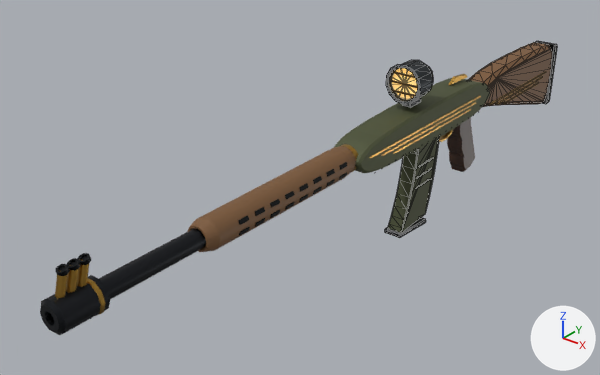
The glTF model examples/diesel-rifle.glb, before and after one commit.
Camera for both pictures: a camera (50 mm lens) standing at (0.605, -1.18, 0.52) and looking at (-0.083, -0.32, -0.013). Lighting does not change. The marker at lower right points along +X, +Y and +Z. The older version comes first. Mesh edges are drawn as thin lines on the coarser meshes. Where no turn or scale is listed for an object, it has been applied to the vertices.

The first picture shows 'Barrel', 'Grip', 'Handguard', 'Magazine', 'Muzzle', 'Optic', 'Receiver', 'Stock'.
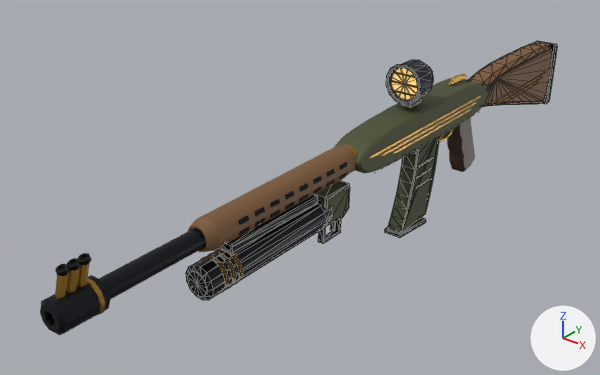
Location of each change, [x1, y1, x2, y2] in pixels of the pictures (600 x 375 px):
'Underbarrel', added: after [186, 181, 350, 300]
    faces in mat_mat_barrel (black #282a2e): [186, 200, 333, 300]
    faces in mat_mat_detail (black #202224): [220, 195, 341, 253]
    faces in mat_mat_body (dark green #52583b): [315, 181, 350, 227]
    faces in mat_mat_trim (brown #b28a3e): [201, 249, 243, 293]

Diff of the bpy script that builds the scene:
```diff
--- a/examples/diesel-rifle.glb.py
+++ b/examples/diesel-rifle.glb.py
@@ me_underbarrel_mesh @@
+me_underbarrel_mesh.from_pydata(...)  # 313 vertices, 513 faces; spans x -0.023..0.023, y -0.149..0.135, z -0.085..0.0
+# faces by material slot: [36, 143, 234, 100]
+me_underbarrel_mesh.materials.append(mat_mat_body)  # dark green #52583b
+me_underbarrel_mesh.materials.append(mat_mat_barrel)  # black #282a2e
+me_underbarrel_mesh.materials.append(mat_mat_trim)  # brown #b28a3e
+me_underbarrel_mesh.materials.append(mat_mat_detail)  # black #202224
@@ ob_underbarrel @@
+ob_underbarrel = bpy.data.objects.new('Underbarrel', me_underbarrel_mesh)
+ob_underbarrel.parent = ob_handguard
+ob_underbarrel.location = (0.0, -0.144, -0.0232)
```
